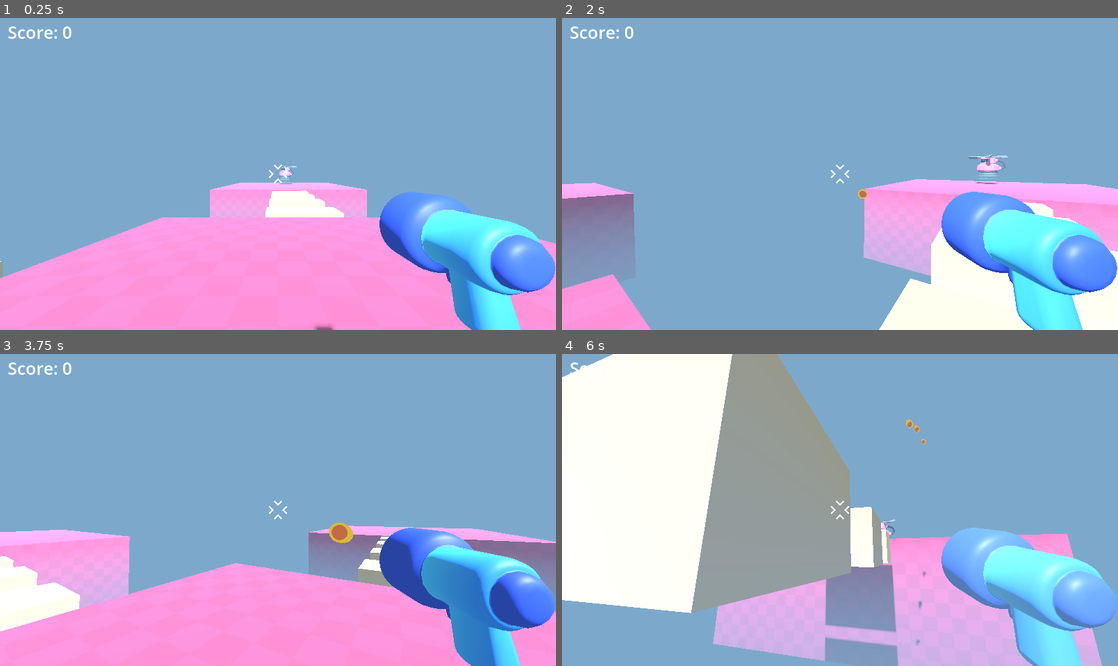
Above: before the commit, frames 1-4 (two rows, left to right).
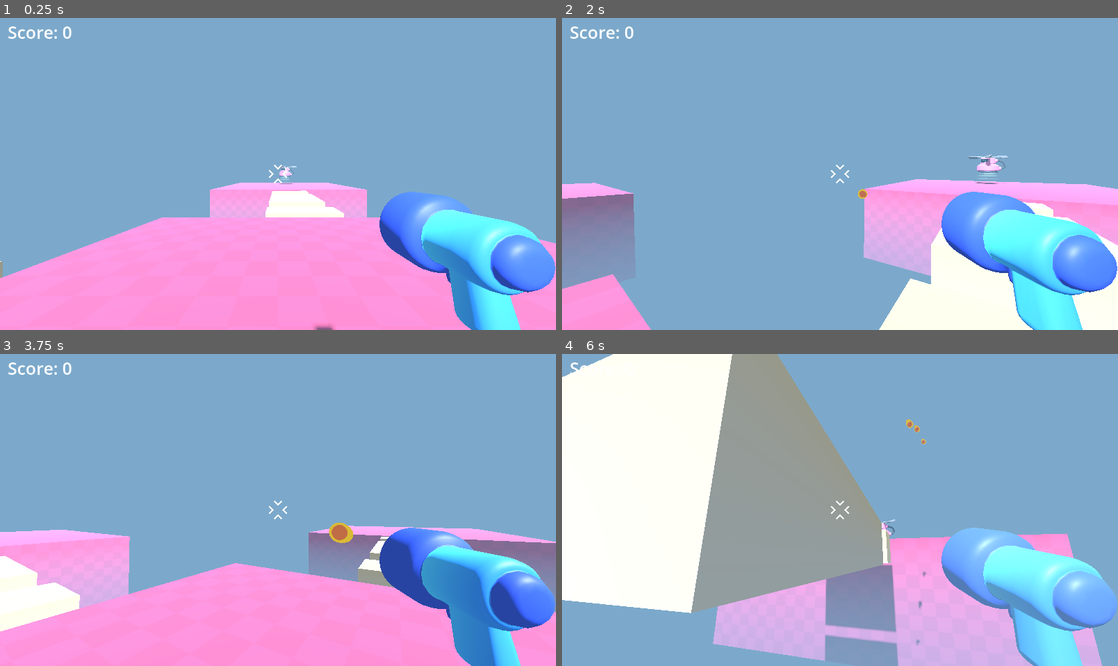
Above: after the commit, the same moments.

Repository: nesherson/survivor-arena-fps
Game: Godot game, scene res://scenes/game/game.tscn
Two runs of this game, one before a commit and one after it. Both use one fixed random seed, a clock stepped at 60 frames per second and the inputs below.
Inputs (mouse positions are in pixels of both pictures, inside the frame that each line leads up to):
- Up to frame 1 (0.25 s): no input
- Up to frame 2 (2 s): tap Enter at 0.5 s; move the mouse to (867, 174) at 0.52 s; press the mouse at (867, 174) at 0.53 s; hold W (move_forward) from 0.53 s (still down); tap Space (jump) at 0.77, 1.52 s; move the mouse to (812, 174) at 1.27 s; release the mouse at (812, 174) at 1.28 s; click (812, 174) at 1.35 s
- Up to frame 3 (3.75 s): keep holding W (move_forward); move the mouse to (289, 503) at 2.02 s; press the mouse at (289, 503) at 2.03 s; move the mouse to (272, 516) at 2.77 s; release the mouse at (272, 516) at 2.78 s; click (272, 516) at 2.85 s; tap Space (jump) at 3.02 s; move the mouse to (316, 513) at 3.52 s; press the mouse at (316, 513) at 3.53 s
- Up to frame 4 (6 s): tap Space (jump) at 3.77, 4.52 s; move the mouse to (795, 506) at 4.27 s; release the mouse at (795, 506) at 4.28 s; click (795, 506) at 4.35 s; move the mouse to (845, 510) at 5.02 s; press the mouse at (845, 510) at 5.03 s; move the mouse to (817, 503) at 5.77 s; release W (move_forward) at 5.78 s; release the mouse at (817, 503) at 5.78 s; hold D (move_right) from 5.78 s (still down); click (817, 503) at 5.85 s

The runs differ from the first frame. In frame 1, less than 0.1% of the frame differs, in the area x 48-58%, y 57-58%; in frame 2, less than 0.1%; in frame 3, less than 0.1%; in frame 4, 1.2%, in the area x 7-66%, y 28-94%.

Commit message:
Update platforms

Diff:
--- a/scenes/game/game.tscn
+++ b/scenes/game/game.tscn
@@ -75,16 +75,10 @@
 size = Vector3(1.5, 1, 3)
 material = ExtResource("3_0sr1o")
 
-[node name="CSGBox3D7" type="CSGBox3D" parent="."]
-transform = Transform3D(1, 0, 0, 0, 1, 0, 0, 0, 1, 10.011, -0.468, 0)
+[node name="CSGBox3D8" type="CSGBox3D" parent="."]
+transform = Transform3D(1, 0, 0, 0, 1, 0, 0, 0, 1, 11.461, -0.468, 0)
 use_collision = true
-size = Vector3(1.5, 1, 3)
-material = ExtResource("3_0sr1o")
-
-[node name="CSGBox3D8" type="CSGBox3D" parent="."]
-transform = Transform3D(1, 0, 0, 0, 1, 0, 0, 0, 1, 13.011, -0.468, 0)
-use_collision = true
-size = Vector3(1.5, 1, 3)
+size = Vector3(4.6, 1, 3)
 material = ExtResource("3_0sr1o")
 
 [node name="CSGBox3D9" type="CSGBox3D" parent="."]
@@ -100,15 +94,9 @@
 material = ExtResource("3_0sr1o")
 
 [node name="CSGBox3D11" type="CSGBox3D" parent="."]
-transform = Transform3D(-4.37114e-08, 0, 1, 0, 1, 0, -1, 0, -4.37114e-08, 0.0109998, -0.468, 12.5)
+transform = Transform3D(-4.37114e-08, 0, 1, 0, 1, 0, -1, 0, -4.37114e-08, 0.0109997, -0.468, 10.9)
 use_collision = true
-size = Vector3(1.5, 1, 3)
-material = ExtResource("3_0sr1o")
-
-[node name="CSGBox3D12" type="CSGBox3D" parent="."]
-transform = Transform3D(-4.37114e-08, 0, 1, 0, 1, 0, -1, 0, -4.37114e-08, 0.0109996, -0.468, 9.5)
-use_collision = true
-size = Vector3(1.5, 1, 3)
+size = Vector3(4.7, 1, 3)
 material = ExtResource("3_0sr1o")
 
 [node name="CSGBox3D13" type="CSGBox3D" parent="."]
@@ -124,15 +112,9 @@
 material = ExtResource("3_0sr1o")
 
 [node name="CSGBox3D15" type="CSGBox3D" parent="."]
-transform = Transform3D(-1, 0, -8.74228e-08, 0, 1, 0, 8.74228e-08, 0, -1, -9.489, -0.468, 0)
+transform = Transform3D(-1, 0, -8.74228e-08, 0, 1, 0, 8.74228e-08, 0, -1, -11.139, -0.468, 1.44248e-07)
 use_collision = true
-size = Vector3(1.5, 1, 3)
-material = ExtResource("3_0sr1o")
-
-[node name="CSGBox3D16" type="CSGBox3D" parent="."]
-transform = Transform3D(-1, 0, -8.74228e-08, 0, 1, 0, 8.74228e-08, 0, -1, -12.489, -0.468, 0)
-use_collision = true
-size = Vector3(1.5, 1, 3)
+size = Vector3(4.8, 1, 3)
 material = ExtResource("3_0sr1o")
 
 [node name="CSGBox3D17" type="CSGBox3D" parent="."]
@@ -148,15 +130,9 @@
 material = ExtResource("3_0sr1o")
 
 [node name="CSGBox3D19" type="CSGBox3D" parent="."]
-transform = Transform3D(-4.37114e-08, 0, 1, 0, 1, 0, -1, 0, -4.37114e-08, 0.0109997, -0.468, -9.5)
+transform = Transform3D(-4.37114e-08, 0, 1, 0, 1, 0, -1, 0, -4.37114e-08, 0.0109996, -0.468, -11.05)
 use_collision = true
-size = Vector3(1.5, 1, 3)
-material = ExtResource("3_0sr1o")
-
-[node name="CSGBox3D20" type="CSGBox3D" parent="."]
-transform = Transform3D(-4.37114e-08, 0, 1, 0, 1, 0, -1, 0, -4.37114e-08, 0.0109997, -0.468, -12.5)
-use_collision = true
-size = Vector3(1.5, 1, 3)
+size = Vector3(4.6, 1, 3)
 material = ExtResource("3_0sr1o")
 
 [node name="CSGBox3D21" type="CSGBox3D" parent="."]
